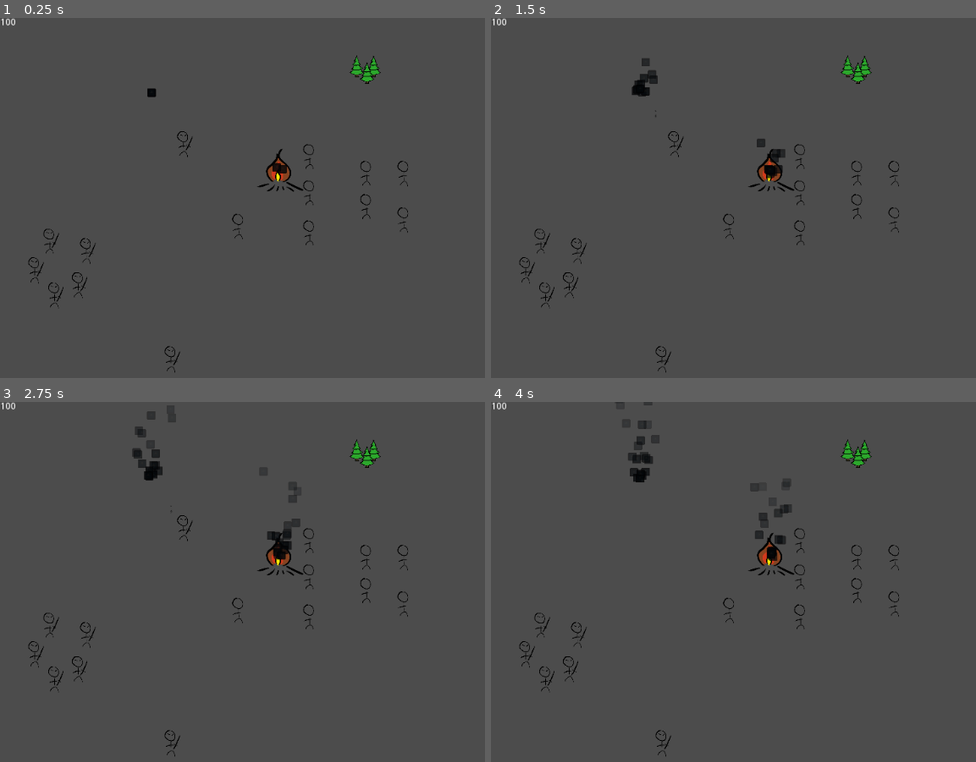
Above: before the commit, frames 1-4 (two rows, left to right).
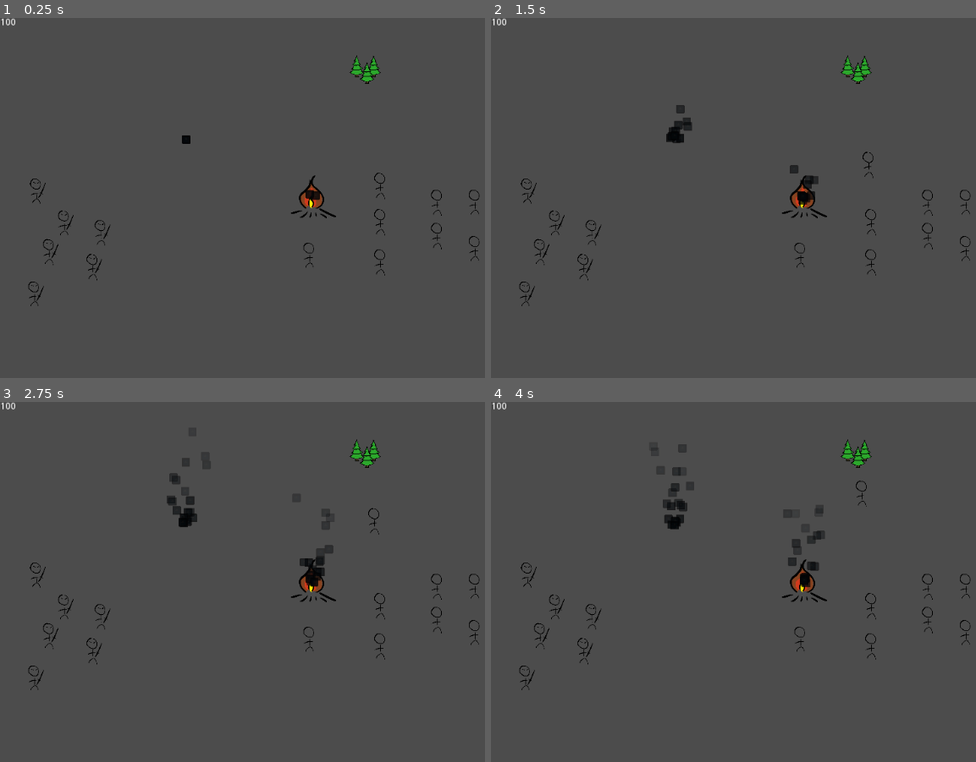
Above: after the commit, the same moments.

Repository: fedzel/pimi-tdogotit
Game: Godot game, scene res://Scenes/World.tscn
Two runs of this game, one before a commit and one after it. Both use one fixed random seed, a clock stepped at 60 frames per second and the inputs below. The engine's default icon, where the game draws it, is replaced by a stand-in: a white triangle on a blue panel in a dark square.
Inputs (mouse positions are in pixels of both pictures, inside the frame that each line leads up to):
- Up to frame 1 (0.25 s): no input
- Up to frame 2 (1.5 s): move the mouse to (854, 75) at 0.52 s; press the mouse at (854, 75) at 0.53 s; move the mouse to (694, 234) at 1.27 s; release the mouse at (694, 234) at 1.28 s; tap Middle mouse button (middle_mouse_button) at 1.35 s; click (694, 234) at 1.42 s
- Up to frame 3 (2.75 s): move the mouse to (407, 513) at 2.02 s; press the mouse at (407, 513) at 2.03 s
- Up to frame 4 (4 s): move the mouse to (796, 679) at 2.77 s; release the mouse at (796, 679) at 2.78 s; tap Middle mouse button (middle_mouse_button) at 2.85 s; click (796, 679) at 2.92 s; move the mouse to (outside the picture) at 3.52 s; press the mouse at (outside the picture) at 3.53 s

The runs differ from the first frame. In frame 1, 1.8% of the frame differs, in the area x 5-99%, y 19-99%; in frame 2, 2.4%; in frame 3, 3.1%; in frame 4, 3.1%, in the area x 5-99%, y 0-99%.
Error before the commit: Invalid call. Nonexistent function 'getPath' in base 'Node2D (World.gd)'. (res://Scripts/ExtinguisherEnemy.gd:22)

Commit message:
Path finding works again

Diff:
--- a/Scenes/Enemy.tscn
+++ b/Scenes/Enemy.tscn
@@ -4,10 +4,10 @@
 [ext_resource path="res://Scripts/Enemy.gd" type="Script" id=2]
 [ext_resource path="res://Assets/Enemy.png" type="Texture" id=3]
 
-[sub_resource type="RectangleShape2D" id=2]
+[sub_resource type="RectangleShape2D" id=1]
 extents = Vector2( 8.74095, 16.6911 )
 
-[node name="Enemy" index="0" instance=ExtResource( 1 )]
+[node name="Enemy" instance=ExtResource( 1 )]
 collision_mask = 3
 script = ExtResource( 2 )
 
--- a/Scenes/World.tscn
+++ b/Scenes/World.tscn
@@ -1,78 +1,87 @@
-[gd_scene load_steps=11 format=2]
+[gd_scene load_steps=12 format=2]
 
 [ext_resource path="res://Scripts/World.gd" type="Script" id=1]
-[ext_resource path="res://Scenes/Enemy.tscn" type="PackedScene" id=2]
-[ext_resource path="res://Scenes/Bonfire.tscn" type="PackedScene" id=3]
-[ext_resource path="res://Scenes/Tower.tscn" type="PackedScene" id=4]
-[ext_resource path="res://Scenes/Tree.tscn" type="PackedScene" id=5]
-[ext_resource path="res://Scenes/Villager.tscn" type="PackedScene" id=6]
-[ext_resource path="res://Scenes/ExtinguisherEnemy.tscn" type="PackedScene" id=7]
-[ext_resource path="res://Scenes/SaboteurEnemy.tscn" type="PackedScene" id=8]
-[ext_resource path="res://Scripts/Camera2D.gd" type="Script" id=9]
-[ext_resource path="res://Scenes/UI.tscn" type="PackedScene" id=10]
+[ext_resource path="res://Scenes/Bonfire.tscn" type="PackedScene" id=2]
+[ext_resource path="res://Scenes/Tower.tscn" type="PackedScene" id=3]
+[ext_resource path="res://Scenes/Tree.tscn" type="PackedScene" id=4]
+[ext_resource path="res://Scripts/Camera2D.gd" type="Script" id=5]
+[ext_resource path="res://Scenes/UI.tscn" type="PackedScene" id=6]
+[ext_resource path="res://Scripts/NavigationController.gd" type="Script" id=7]
+[ext_resource path="res://Scenes/Villager.tscn" type="PackedScene" id=8]
+[ext_resource path="res://Scenes/ExtinguisherEnemy.tscn" type="PackedScene" id=9]
+[ext_resource path="res://Scenes/SaboteurEnemy.tscn" type="PackedScene" id=10]
+
+[sub_resource type="NavigationPolygon" id=1]
+vertices = PoolVector2Array( -321.554, -291.955, 1328.64, -322.068, 1263.81, 802.44, -301.946, 787.073 )
+polygons = [ PoolIntArray( 0, 1, 2, 3 ) ]
+outlines = [ PoolVector2Array( -321.554, -291.955, 1328.64, -322.068, 1263.81, 802.44, -301.946, 787.073 ) ]
 
 [node name="Node2D" type="Node2D"]
 script = ExtResource( 1 )
 
-[node name="Enemy" parent="." instance=ExtResource( 2 )]
-position = Vector2( 276.847, 194.358 )
-
-[node name="Bonfire" parent="." instance=ExtResource( 3 )]
-position = Vector2( 422.187, 232.103 )
+[node name="Bonfire" parent="." instance=ExtResource( 2 )]
+position = Vector2( 471.98, 272.412 )
 collision_layer = 1
 collision_mask = 1
 
-[node name="Tower" parent="." instance=ExtResource( 4 )]
-position = Vector2( 228.914, 111.364 )
+[node name="Tower" parent="." instance=ExtResource( 3 )]
+position = Vector2( 281.078, 182.497 )
 
-[node name="Woods" parent="." instance=ExtResource( 5 )]
+[node name="Woods" parent="." instance=ExtResource( 4 )]
 position = Vector2( 553.245, 83.0368 )
 
-[node name="Villager2" parent="." instance=ExtResource( 6 )]
-position = Vector2( 467.207, 214.095 )
-
-[node name="Villager" parent="." instance=ExtResource( 6 )]
-position = Vector2( 467.207, 269.119 )
-
-[node name="Villager3" parent="." instance=ExtResource( 6 )]
-position = Vector2( 553.245, 239.695 )
-
-[node name="Villager4" parent="." instance=ExtResource( 6 )]
-position = Vector2( 610, 239.695 )
-
-[node name="Villager5" parent="." instance=ExtResource( 6 )]
-position = Vector2( 553.245, 290 )
-
-[node name="Villager6" parent="." instance=ExtResource( 6 )]
-position = Vector2( 610, 310 )
-
-[node name="Villager7" parent="." instance=ExtResource( 6 )]
-position = Vector2( 467.207, 330 )
-
-[node name="Villager8" parent="." instance=ExtResource( 6 )]
-position = Vector2( 360, 320 )
-
-[node name="Extinguisher" parent="." instance=ExtResource( 7 )]
-position = Vector2( 51.5573, 385.648 )
-
-[node name="Extinguisher2" parent="." instance=ExtResource( 7 )]
-position = Vector2( 81.4605, 423.801 )
-
-[node name="Extinguisher3" parent="." instance=ExtResource( 7 )]
-position = Vector2( 129.924, 356.776 )
-
-[node name="Extinguisher4" parent="." instance=ExtResource( 7 )]
-position = Vector2( 117.551, 408.334 )
-
-[node name="Extinguisher5" parent="." instance=ExtResource( 7 )]
-position = Vector2( 74.2425, 342.34 )
-
-[node name="Saboteur" parent="." instance=ExtResource( 8 )]
-position = Vector2( 257.786, 520.729 )
-
 [node name="Camera2D" type="Camera2D" parent="."]
+editor/display_folded = true
 anchor_mode = 0
 current = true
-script = ExtResource( 9 )
+script = ExtResource( 5 )
 
-[node name="Control" parent="Camera2D" instance=ExtResource( 10 )]
+[node name="Control" parent="Camera2D" instance=ExtResource( 6 )]
+
+[node name="Navigation2D" type="Navigation2D" parent="."]
+script = ExtResource( 7 )
+
+[node name="Villager2" parent="Navigation2D" instance=ExtResource( 8 )]
+position = Vector2( 574.569, 257.685 )
+
+[node name="Villager" parent="Navigation2D" instance=ExtResource( 8 )]
+position = Vector2( 574.569, 312.709 )
+
+[node name="Villager3" parent="Navigation2D" instance=ExtResource( 8 )]
+position = Vector2( 660.607, 283.285 )
+
+[node name="Villager4" parent="Navigation2D" instance=ExtResource( 8 )]
+position = Vector2( 717.362, 283.285 )
+
+[node name="Villager5" parent="Navigation2D" instance=ExtResource( 8 )]
+position = Vector2( 660.607, 333.59 )
+
+[node name="Villager6" parent="Navigation2D" instance=ExtResource( 8 )]
+position = Vector2( 717.362, 353.59 )
+
+[node name="Villager7" parent="Navigation2D" instance=ExtResource( 8 )]
+position = Vector2( 574.569, 373.59 )
+
+[node name="Villager8" parent="Navigation2D" instance=ExtResource( 8 )]
+position = Vector2( 467.362, 363.59 )
+
+[node name="Extinguisher5" parent="Navigation2D" instance=ExtResource( 9 )]
+position = Vector2( 96.2452, 314.798 )
+
+[node name="Extinguisher4" parent="Navigation2D" instance=ExtResource( 9 )]
+position = Vector2( 139.554, 380.792 )
+
+[node name="Extinguisher3" parent="Navigation2D" instance=ExtResource( 9 )]
+position = Vector2( 151.927, 329.234 )
+
+[node name="Extinguisher2" parent="Navigation2D" instance=ExtResource( 9 )]
+position = Vector2( 51.2991, 422.341 )
+
+[node name="Extinguisher" parent="Navigation2D" instance=ExtResource( 9 )]
+position = Vector2( 73.56, 358.106 )
+
+[node name="Saboteur" parent="Navigation2D" instance=ExtResource( 10 )]
+position = Vector2( 54.0627, 266.338 )
+
+[node name="NavigationPolygonInstance" type="NavigationPolygonInstance" parent="Navigation2D"]
+navpoly = SubResource( 1 )
--- a/project.godot
+++ b/project.godot
@@ -29,6 +29,11 @@
 "language": "GDScript",
 "path": "res://Scripts/Mob.gd"
 }, {
+"base": "KinematicBody2D",
+"class": "SaboteurEnemy",
+"language": "GDScript",
+"path": "res://Scripts/SaboteurEnemy.gd"
+}, {
 "base": "Node",
 "class": "Task",
 "language": "GDScript",
@@ -59,6 +64,7 @@
 "BuildTask": "",
 "Building": "",
 "Mob": "",
+"SaboteurEnemy": "",
 "Task": "",
 "Tower": "",
 "Villager": "",
Not shown: 1 places in Scenes/Enemy.tscn that only renumber resources
